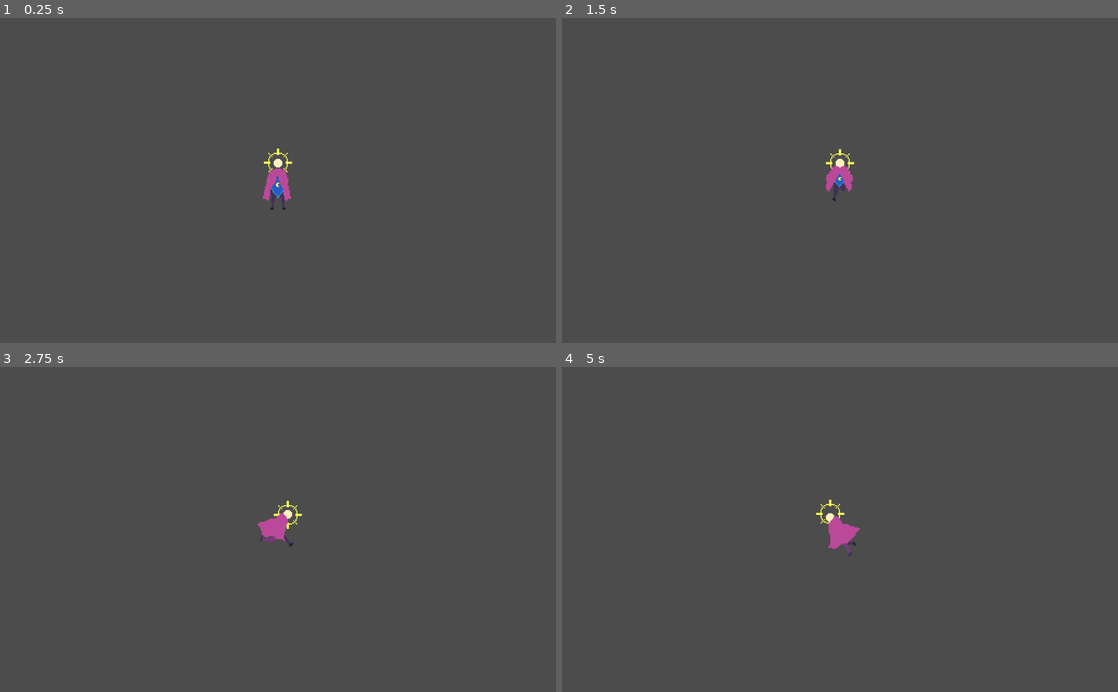
Above: before the commit, frames 1-4 (two rows, left to right).
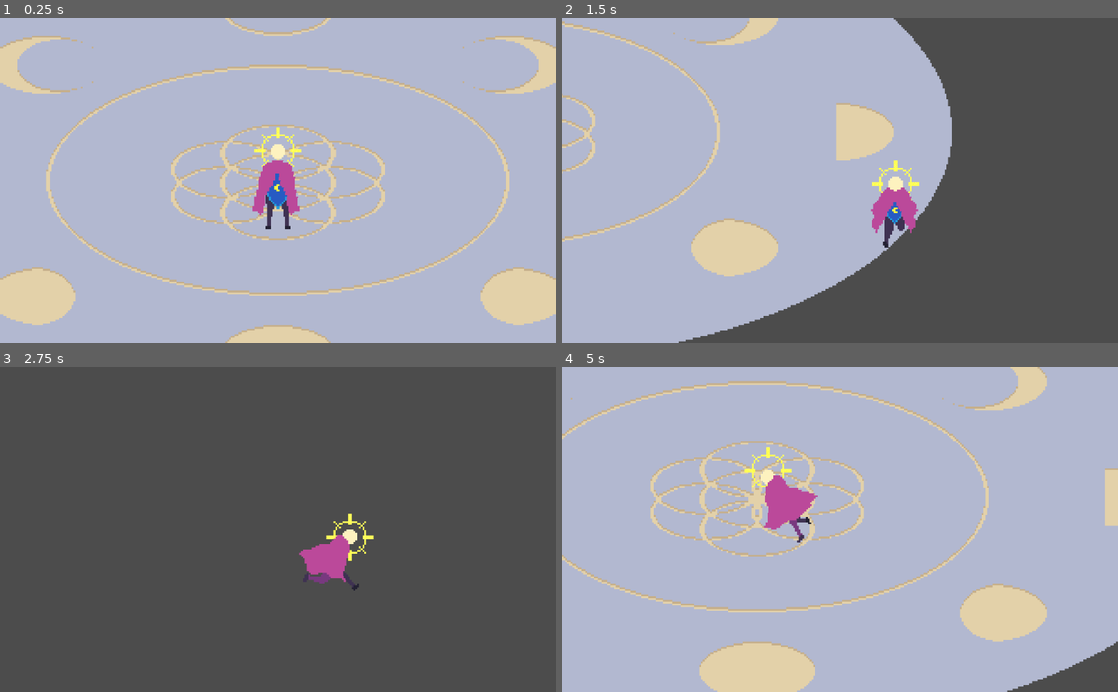
Above: after the commit, the same moments.

Repository: piskel/Sungazer
Game: Godot game, scene res://Levels/Debug/World.tscn
Two runs of this game, one before a commit and one after it. Both use one fixed random seed, a clock stepped at 60 frames per second and the inputs below.
Inputs (mouse positions are in pixels of both pictures, inside the frame that each line leads up to):
- Up to frame 1 (0.25 s): no input
- Up to frame 2 (1.5 s): tap Enter at 0.5 s; move the mouse to (962, 164) at 0.52 s; hold Right (ui_right) 0.53-1.28 s; hold Shift (ui_shift) 0.53-1.28 s; move the mouse to (728, 196) at 1.27 s; hold Down (ui_down) from 1.28 s (still down); tap Shift (ui_shift) at 1.35 s
- Up to frame 3 (2.75 s): move the mouse to (333, 458) at 2.02 s; release Down (ui_down) at 2.03 s; hold Right (ui_right) from 2.03 s (still down); hold Shift (ui_shift) from 2.03 s (still down)
- Up to frame 4 (5 s): move the mouse to (812, 594) at 2.77 s; release Right (ui_right) at 2.78 s; release Shift (ui_shift) at 2.78 s; hold Up (ui_up) 2.78-3.53 s; tap Shift (ui_shift) at 2.85, 4.35 s; move the mouse to (1006, 578) at 3.52 s; hold Shift (ui_shift) 3.53-4.28 s; hold Left (ui_left) from 3.53 s (still down); move the mouse to (673, 480) at 4.27 s

The runs differ from the first frame. In frame 1, 100% of the frame differs, in the area x 0-100%, y 0-100%; in frame 2, 60%; in frame 3, 1.6%; in frame 4, 99%.

Commit message:
Fixed couple of issues and code cleaning
Fixed sprite orientation and animation during charging and dashing.
Tuned character movements and camera.
Code cleaning and commenting.

Diff:
--- a/Levels/Debug/World.tscn
+++ b/Levels/Debug/World.tscn
@@ -1,11 +1,15 @@
-[gd_scene load_steps=3 format=2]
+[gd_scene load_steps=4 format=2]
 
 [ext_resource path="res://Moon/Moon.tscn" type="PackedScene" id=1]
+[ext_resource path="res://Assets/Arenas/moon-arena.png" type="Texture" id=2]
 
 [sub_resource type="Environment" id=1]
 glow_enabled = true
 
 [node name="World" type="Node2D"]
+
+[node name="moon-arena" type="Sprite" parent="."]
+texture = ExtResource( 2 )
 
 [node name="Moon" parent="." instance=ExtResource( 1 )]
 camera = NodePath("../Camera2D")
@@ -15,7 +19,9 @@
 
 [node name="Camera2D" type="Camera2D" parent="."]
 current = true
-zoom = Vector2( 0.5, 0.5 )
+zoom = Vector2( 0.3, 0.3 )
+drag_margin_h_enabled = true
+drag_margin_v_enabled = true
 
 [node name="WorldEnvironment" type="WorldEnvironment" parent="."]
 environment = SubResource( 1 )
--- a/Moon/Moon.gd
+++ b/Moon/Moon.gd
@@ -1,6 +1,6 @@
 extends KinematicBody2D
 
-const DEFAULT_SPEED = 500.0
+const DEFAULT_SPEED = 300.0
 #const DEFAULT_DASH_SPEED = 1.0
 const Y_AXIS_SPEED = 0.75
 const RUN_SPEED = 1.5
@@ -25,6 +25,7 @@
 
 var input_vector = Vector2.ZERO
 var movement_vector = Vector2.ZERO
+# The input_vector of the previous cycle
 var last_input_vector = Vector2.DOWN
 
 
@@ -75,45 +76,53 @@
 		MOVING:
 			move()
 
+			# Sets the sprite orientation depending on the previous input_vector
+			if input_vector != Vector2.ZERO:
+				animation_state.travel("Run")
+				animation_tree.set("parameters/Run/blend_position", input_vector)
+			else:
+				animation_state.travel("Idle")
+				animation_tree.set("parameters/Idle/blend_position", last_input_vector)
+
+			# Charging for dash while moving
+			if Input.is_action_just_pressed(DASH_INPUT):
+				state = CHARGING
+
+				# Defines the center of the screen depending on the camera
+				# position in the world
+				# TODO: maybe change the name of the variable
+				screen_center = get_node(camera).global_position
+
+				print(screen_center)
+				# We recenter the mouse cursor at the center of the screen
+				# so we have as much range as possible for dashing
+				get_viewport().warp_mouse(get_viewport_rect().size/2)
+
+
+			if Input.is_action_just_pressed(ATTACK_INPUT):
+				line2d.visible = false
+				state = ATTACKING
+
+		CHARGING:
+			# Ability to move while charging
+			move()
+			charge()
+
+
 			if input_vector != Vector2.ZERO:
 				animation_state.travel("Run")
 				animation_tree.set("parameters/Run/blend_position", last_input_vector)
 			else:
 				animation_state.travel("Idle")
-				animation_tree.set("parameters/Idle/blend_position", last_input_vector)
-
-			# Charging for dash while moving
-			if Input.is_action_just_pressed(DASH_INPUT):
-				state = CHARGING
-
-				# Defines the center of the screen depending on the camera
-				# position in the world
-				# TODO: maybe change the name of the variable
-				# TODO: Poses issue when we use the drag margins with the camera
-				screen_center = get_node(camera).global_position
-
-				print(screen_center)
-				# We recenter the mouse cursor at the center of the screen
-				# so we have as much range as possible for dashing
-				get_viewport().warp_mouse(get_viewport_rect().size/2)
-
-
-			if Input.is_action_just_pressed(ATTACK_INPUT):
-				line2d.visible = false
-				state = ATTACKING
-
-		CHARGING:
-			move() # Ability to move while charging
-			charge()
-
-			if input_vector != Vector2.ZERO:
-				animation_state.travel("Run")
-				animation_tree.set("parameters/Run/blend_position", last_input_vector)
+				animation_tree.set("parameters/Idle/blend_position", dash_vector)
 
 
 			# Release dash
 			if Input.is_action_just_released(DASH_INPUT):
 				line2d.visible = false
+
+				# Makes sure the player faces the direction of the dash vector
+				last_input_vector = dash_vector
 				state = DASHING
 
 			# Cancel charging with attack
@@ -123,6 +132,7 @@
 
 		DASHING:
 			dash()
+
 			# Cancel dash with attack
 			if Input.is_action_just_pressed(ATTACK_INPUT):
 				state = ATTACKING
@@ -133,8 +143,11 @@
 			attack()
 			state = MOVING
 
+
 func charge():
 	# Defining the vector of the dash
+	# TODO: Check why the dash vector changes when the player moves within
+	#		the camera's drag margin
 	# TODO: Study if the "slingshot" mechanic is better than the "point" mechanic
 	dash_vector = get_node(camera).global_position - get_global_mouse_position()
 	#line2d.points[0] = screen_center
@@ -143,7 +156,10 @@
 
 
 func dash():
-	# Moves the player the the new position
+
+	# TODO: Maybe use a transition rather than instantly moving the player
+	#		on screen.
+	# Moves the player to the the new position
 	global_position += dash_vector
 
 
@@ -177,15 +193,15 @@
 	movement_vector = DEFAULT_SPEED * input_vector
 
 	# Is running really necessary ?
-	if Input.is_action_pressed("ui_shift"):
-		movement_vector *= RUN_SPEED
+	#if Input.is_action_pressed("ui_shift"):
+	#	movement_vector *= RUN_SPEED
 
 	movement_vector.y *= Y_AXIS_SPEED
 
 	move_and_slide(movement_vector, Vector2.ZERO)
 
 
-# When the dash_timer is done hurtbox should be disabled
+# When the dash_timer is done, hurtbox_dash and hurtbox_attack are disabled
 func _on_DashTimer_timeout():
 	hurtbox_dash_collision.disabled = true
 	hurtbox_dash_collision.visible = false
@@ -195,6 +211,7 @@
 		hurtbox_attack_collision.visible = false
 
 
+# When the attack_timer is done, hurtbox is disabled
 func _on_AttackTimer_timeout():
 	hurtbox_attack_collision.disabled = true
 	hurtbox_attack_collision.visible = false
--- a/project.godot
+++ b/project.godot
@@ -67,4 +67,5 @@
 
 [rendering]
 
+quality/2d/use_pixel_snap=true
 environment/default_environment="res://default_env.tres"
Binary file added: Assets/Arenas/moon-arena.png
Not shown, added: Assets/Arenas/moon-arena.png.import
